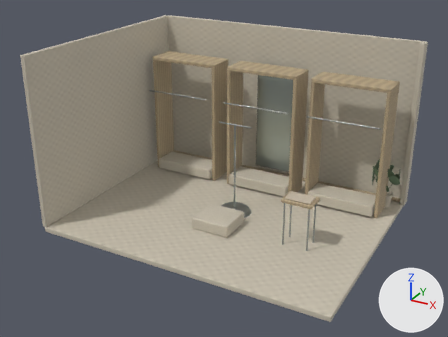
Two versions of the glTF model brandme-frontend/public/demo/rooms/limestone_gallery/room.glb, one commit apart.
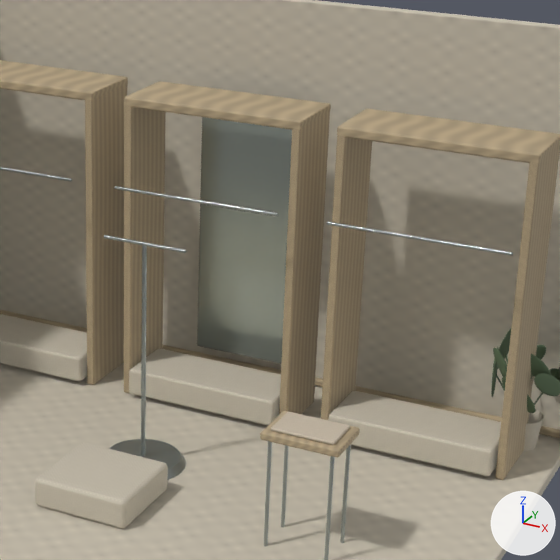
Old and new are each drawn whole from a 50 mm lens placed at (4.66, -8.77, 5.24), pointed at (-0.03, -0.24, 0.97) and again close up on the part from 40% to 89% of the width and 9% to 74% of the height. Lighting does not change. The marker at lower right points along +X, +Y and +Z. The first two pictures are the older version. Where no turn or scale is listed for an object, it has been applied to the vertices. Vertices at exactly the same position are counted once.

The first close-up shows 'ash_grain', 'brushed_steel', 'fabric_linen', 'leaf', 'limestone', 'mirror_approximation'.
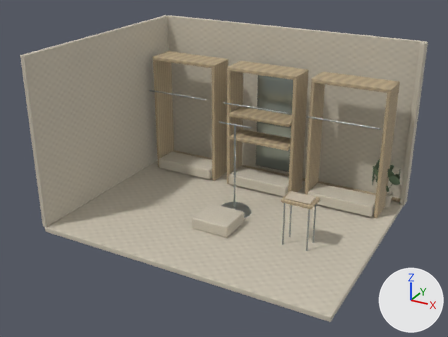
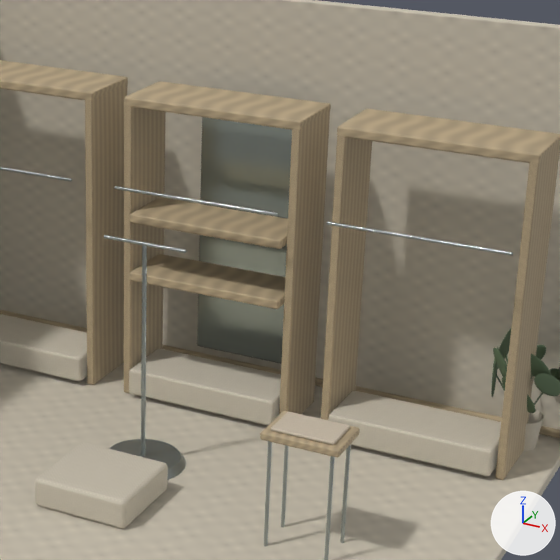
Pixel boxes (x1, y1, x2, y2) of what changed, in the close-ups (560 x 560 px):
part 1 of me_mesh_1, added (brown)
    after: (130, 254, 285, 309)
part 2 of me_mesh_1, added (brown)
    after: (130, 197, 288, 249)

The change, as a diff of the scene's bpy script:
```diff
--- a/brandme-frontend/public/demo/rooms/limestone_gallery/room.glb.py
+++ b/brandme-frontend/public/demo/rooms/limestone_gallery/room.glb.py
@@ me_mesh_1 @@
 # used by ob_ash_grain; location = (0.0, 0.0, 0.0)
-me_mesh_1.from_pydata(...)  # 1672 vertices, 3300 faces; spans x -2.6..2.6, y -0.58..1.96, z 0.0..2.37
+me_mesh_1.from_pydata(...)  # 1976 vertices, 3900 faces; spans x -2.6..2.6, y -0.58..1.96, z 0.0..2.37
+# me_mesh_1 part 1: the loose piece of 152 vertices spanning x -0.69..0.69, y 1.07..1.63, z 2.3..2.37 is copied, and the copy is scaled about its middle by (0.876, 0.853, 1), then moved by (0.0, -0.1, -1.32); it spans x -0.61..0.61, y 1.01..1.49, z 0.98..1.04
+# me_mesh_1 part 2: the loose piece of 152 vertices spanning x -0.69..0.69, y 1.07..1.63, z 2.3..2.37 is copied, and the copy is scaled about its middle by (0.876, 0.853, 1), then moved by (0.0, -0.1, -0.86); it spans x -0.61..0.61, y 1.01..1.49, z 1.43..1.5
 me_mesh_1.materials.append(mat_ash_grain)
```
